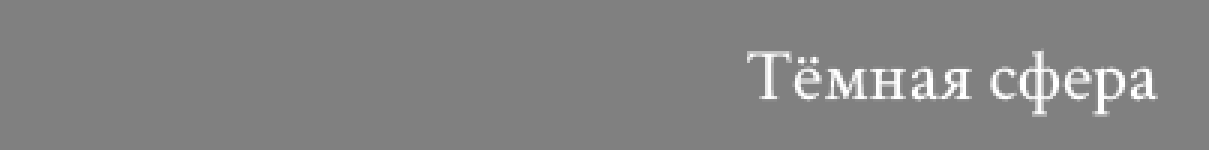
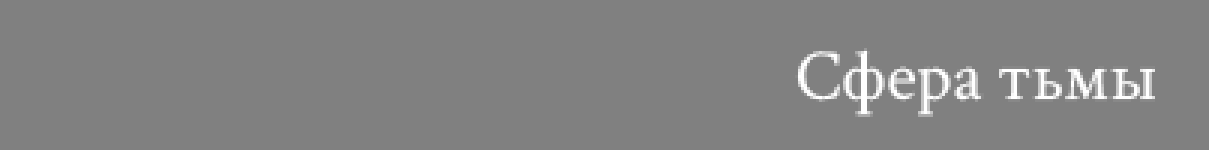
Layer changes from the first (1209, 150) image to the second:
renamed "Тёмная сфера" to "Сфера тьмы", painted on it over bbox(747, 48, 1158, 117)
